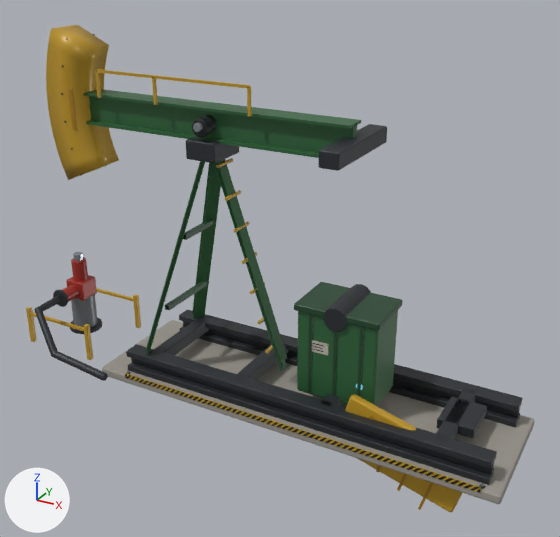
A saved change to the glTF model fieldworks-machines/models/fy_pumpjack.glb.
Rendered twice from a 50 mm camera at (4.72, -7.03, 5.15) aimed at (0.86, -0.01, 1.64). Lighting does not change. The marker at lower left points along +X, +Y and +Z. The first picture is the older version. Where no turn or scale is listed for an object, it has been applied to the vertices. Vertices at exactly the same position are counted once.

Names of what the first picture shows: 'bar.001', 'bar.011', 'bar.013', 'block.001', 'block.003', 'block.005', 'block.006', 'block.007', 'block.021', 'block.025', 'block.031', 'block.033', 'block.034', 'block.035', 'horsehead' and 48 more.
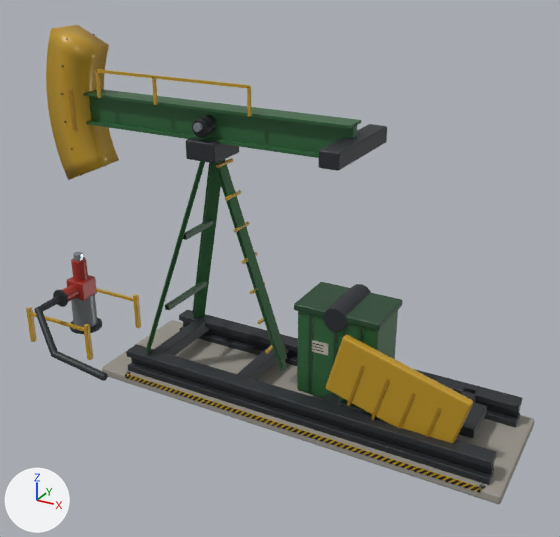
Where the newer file only moved an object's origin or applied its transform, the numbers keep the older frame.

The change in detail:
me_cube_030 is used by ob_block_031; location (0.0, 0.0, 0.0).
me_cube_030 had 56 vertices, 108 faces and spanned x 1.8..3.38, y -0.54..-0.44, z -0.47..0.59.
me_cube_030 now has 56 vertices, 108 faces and spans x -0.79..0.79, y -0.05..0.05, z -0.53..0.53.
me_cube_030 part 1: the whole mesh is moved by (-2.59, 0.49, -0.06).
Object 'block.031' (ob_block_031) moves from (0.0, 0.0, 0.0) to (2.48, -0.49, 0.75).
Object 'block.032' (ob_block_032) moves from (0.0, 0.0, 0.0) to (2.05, -0.55, 0.75).
Object 'block.033' (ob_block_033) moves from (0.0, 0.0, 0.0) to (2.33, -0.55, 0.67).
Object 'block.034' (ob_block_034) moves from (0.0, 0.0, 0.0) to (2.61, -0.55, 0.59).
Object 'block.035' (ob_block_035) moves from (0.0, 0.0, 0.0) to (2.89, -0.55, 0.51).

Changed parts and their boxes (x1, y1, x2, y2) in the pictures (560 x 537 px):
'block.031', moved: before (345, 394, 462, 512); after (326, 335, 473, 443)
'block.035', moved: before (418, 482, 433, 510); after (426, 407, 441, 437)
'block.034', moved: before (397, 474, 407, 491); after (398, 393, 415, 428)
'block.033', moved: before (376, 465, 381, 473); after (371, 379, 389, 420)
'block.032', moved (not visible before): after (347, 365, 364, 406)
